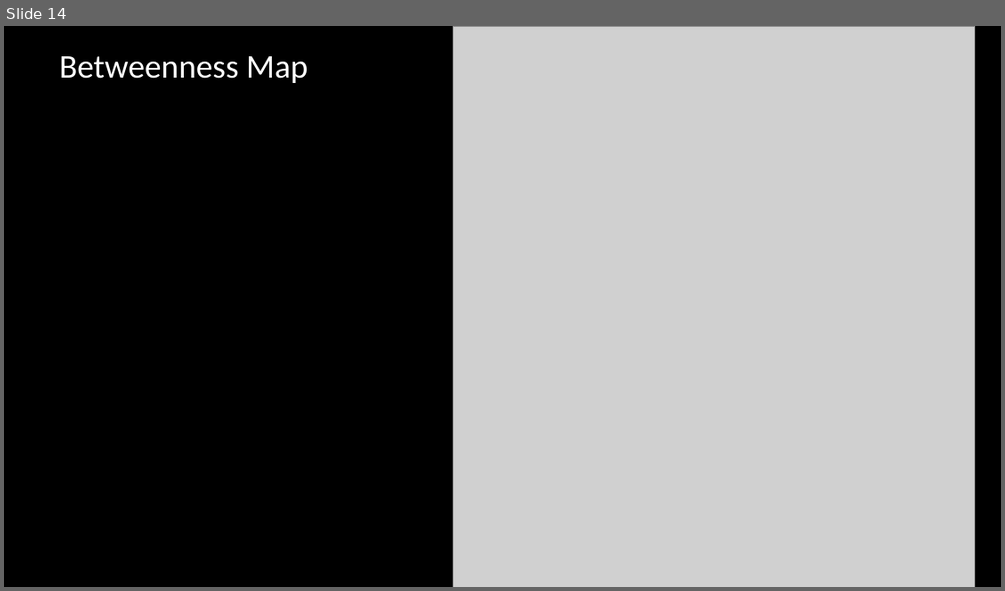
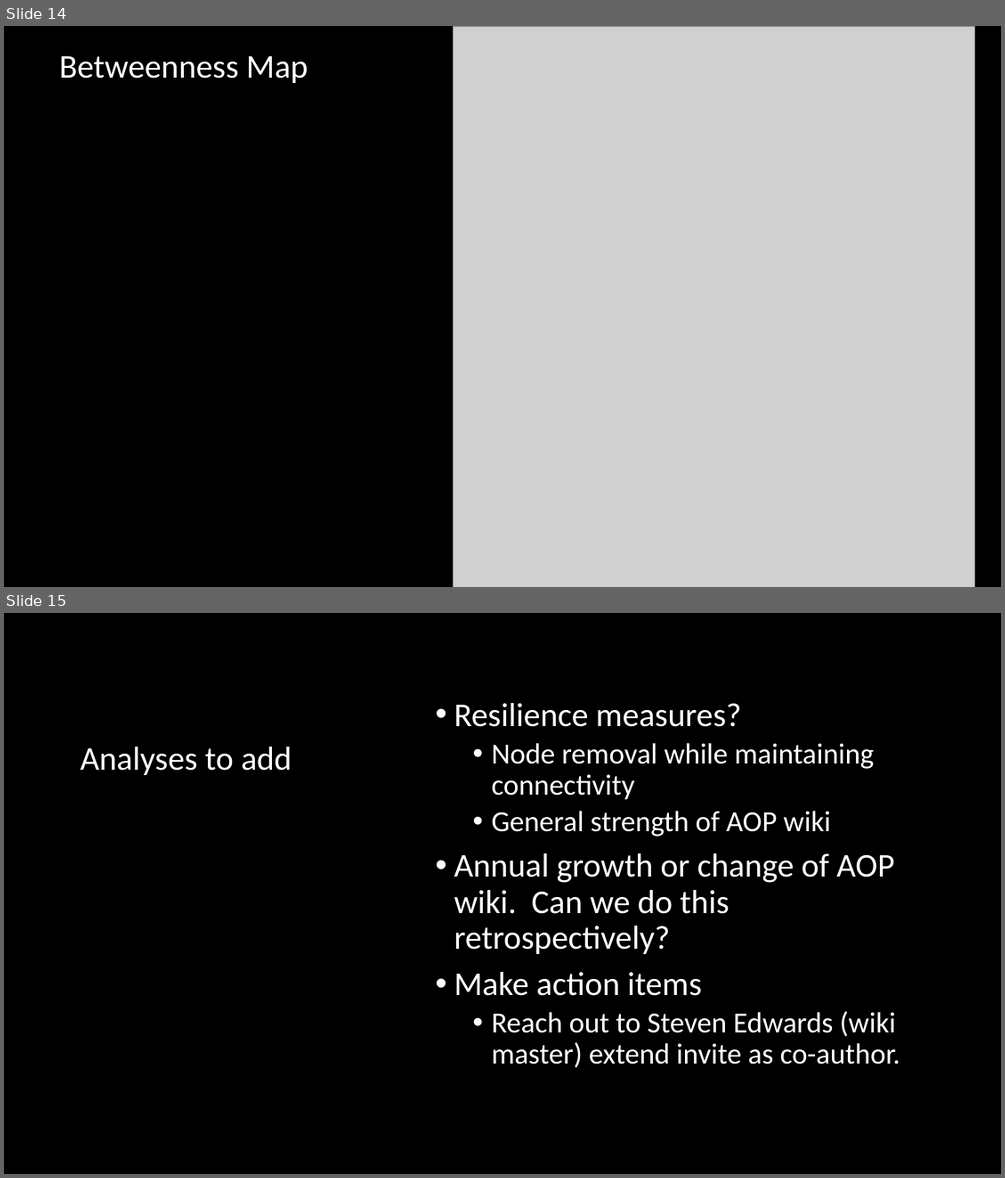
Before and after one commit to npollesch/AOPWiki, a slide deck: Presentations/AOPwiki_analysis.pptx. Shown one above the other, each under a label of ours: slide 14 before the commit, slides 14 and 15 after it. The pictures are 1005x591 and 1005x1178 pixels, drawn with LibreOffice and Linux fonts; fonts in the diff are those of the drawing; grey boxes stand for pictures. Boxes give left, top, right and bottom in pixels: in the first picture for what was removed or moved away, otherwise in the second. Text is boxed around its words. In the diff, an @@ line names an element or a change of style, - is before the commit and + after.

```diff
--- a/Presentations/AOPwiki_analysis.pptx
+++ b/Presentations/AOPwiki_analysis.pptx
@@ slide 15 added at (x1=4, y1=613, x2=1001, y2=1174), background #000000 @@
@@ text added at (x1=454, y1=703, x2=900, y2=1068), 28 pt, text #FFFFFF @@
+• Resilience measures?
+  • Node removal while maintaining connectivity
+  • General strength of AOP wiki
+• Annual growth or change of AOP wiki. Can we do this retrospectively?
+• Make action items
+  • Reach out to Steven Edwards (wiki master) extend invite as co-author.
@@ title added at (x1=81, y1=747, x2=291, y2=775), 32 pt, text #FFFFFF @@
+Analyses to add
```
Also in this commit, not shown: 43 other files.
